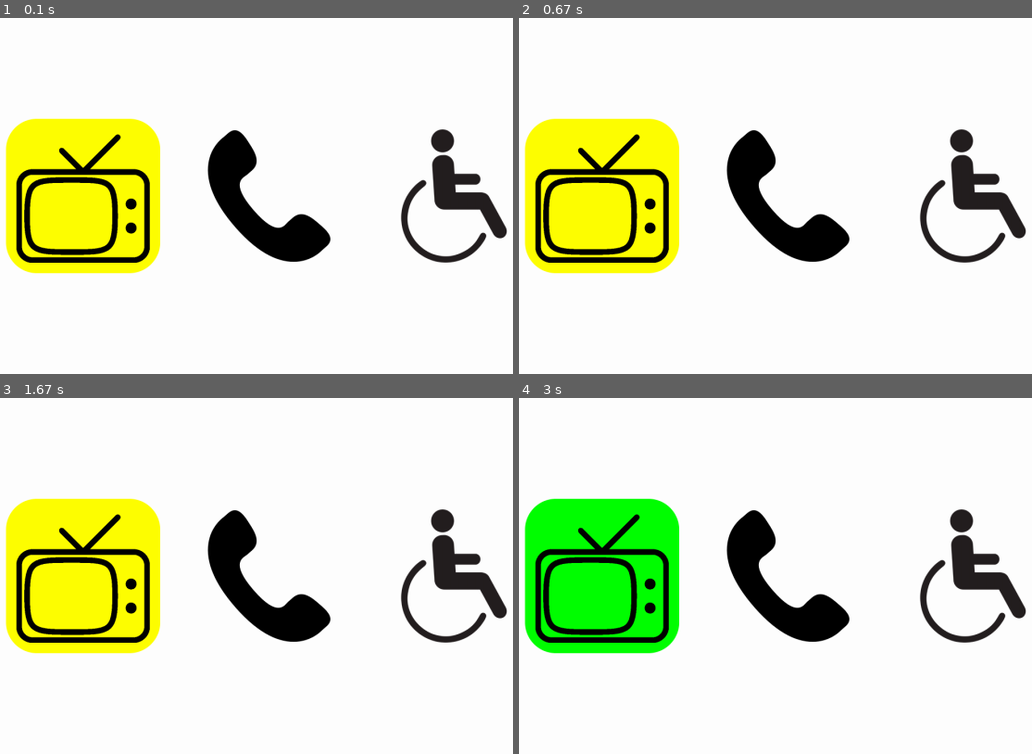
Above: before the commit, frames 1-4 (two rows, left to right).
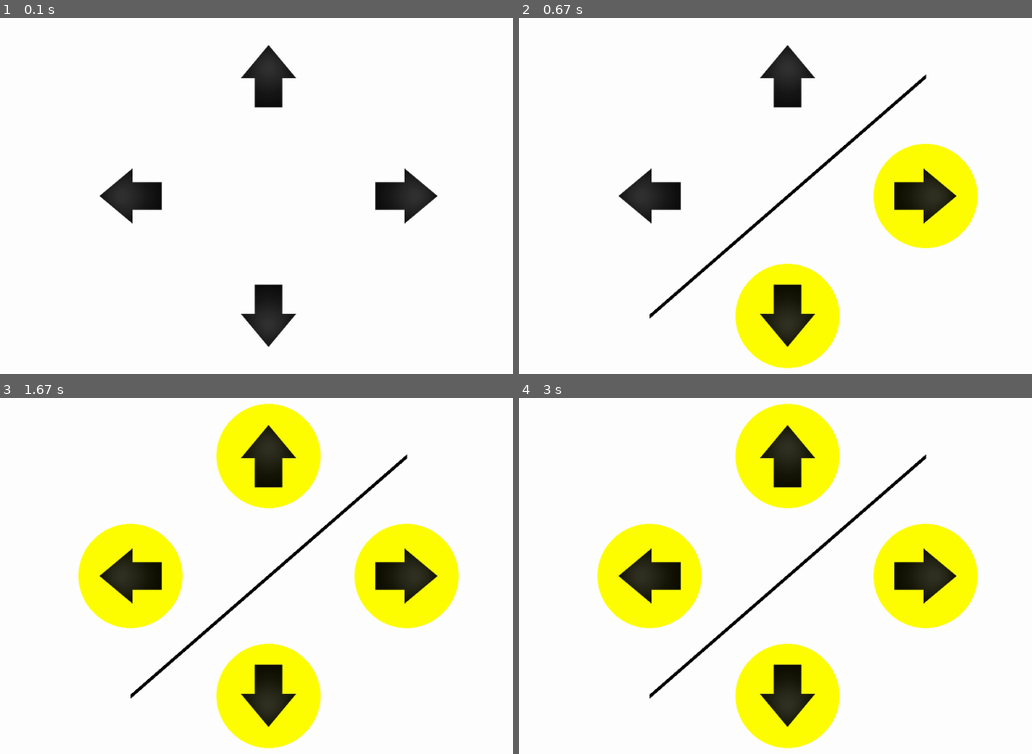
Above: after the commit, the same moments.

Repository: JoseReyL/BCI-project
Game: pygame game, started from interface_pygame.py
Same seed, same stepped clock (60 frames per second), same inputs: the game is played once before the commit and once after it.
Inputs:
- Up to frame 1 (0.1 s): no input
- Up to frame 2 (0.67 s): hold Right from 0.33 s (still down)
- Up to frame 3 (1.67 s): release Right at 0.8 s; hold Left from 1.33 s (still down)
- Up to frame 4 (3 s): release Left at 1.87 s; tap Enter at 2.33 s

The runs differ from the first frame. In frame 1, 21% of the frame differs, in the area x 1-99%, y 7-93%; in frame 2, 28%; in frame 3, 31%; in frame 4, 33%, in the area x 1-99%, y 1-99%.

Commit message:
Add files via upload

Diff:
--- a/interface_pygame.py
+++ b/interface_pygame.py
@@ -90,62 +90,84 @@
 navigate  =  pygame.image.load('icons/wheel.png')
 
 
-loop = True
-
 left = 0
 enter_pressed = False
+
 rec_color = (0,0,0)
 
-
-'''
-if not loop:
-        pygame.draw.circle(display_surface, (0,255,0,), (400,170), 100)
-
-        pygame.draw.circle(display_surface, (0,255,0,), (135,400), 100)
-
-        pygame.draw.circle(display_surface, (0,255,0,), (400,630), 100)
-
-        pygame.draw.circle(display_surface, (0,255,0,), (665,400), 100)
-'''
-
-
-# infinite loop
-while True :
-
-    display_surface.fill(white)
-
-
-    if not enter_pressed:
-        rect_color = (255,255,0)
-
-    if enter_pressed:
-        rect_color = (0,255,0)
-
-
-
-    if left%3 == 0:
-        AAfilledRoundedRect(display_surface, (296,252,296,296), rect_color)
-
-    if left%3 == 1:
-        AAfilledRoundedRect(display_surface, (652,252,296,296), rect_color)
-
-    if left%3 == 2:
-        AAfilledRoundedRect(display_surface, (1008,252,296,296), rect_color)
-
-
-
-    display_surface.blit(tv, (316,272))
-    display_surface.blit(phone, (672,272))
-    display_surface.blit(navigate, (1028,272))
-
-    '''
+left_key = False
+right_key = False
+
+
+'''
+    pygame.draw.circle(display_surface, (0,255,0,), (400,170), 100)
+    pygame.draw.circle(display_surface, (0,255,0,), (135,400), 100)
+    pygame.draw.circle(display_surface, (0,255,0,), (400,630), 100)
+    pygame.draw.circle(display_surface, (0,255,0,), (665,400), 100)
+
     display_surface.blit(up_arr, (337,100))
     display_surface.blit(down_arr, (,))
     display_surface.blit(left_arr, (337,100))
     display_surface.blit(right_arr, (337,100))
+'''
+
+
+
+# infinite loop
+while True :
+
+    ###   Navigation menu ###
+    display_surface.fill(white)
+    if left_key:
+        pygame.draw.circle(display_surface, (255,255,0,), (800,170), 100)
+        pygame.draw.circle(display_surface, (255,255,0,), (535,400), 100)
+
+    if right_key:
+        pygame.draw.circle(display_surface, (255,255,0,), (800,630), 100)
+        pygame.draw.circle(display_surface, (255,255,0,), (1065,400), 100)
+
+    if left_key or right_key:
+        pygame.draw.line(display_surface, (0,0,0), (535,630), (1065,170), 8)
+
+    display_surface.blit(up_arr, (736,106))
+    display_surface.blit(left_arr, (471,336))
+    display_surface.blit(down_arr, (736,566))
+    display_surface.blit(right_arr, (1001,336))
+
+    #Needs some rethinking, because there's no way to get out
+
+    ###   Navigation Menu   ###
+
+
+
     '''
-
-
+    ###   Main Menu   ###
+
+    if not enter_pressed:
+        rect_color = (255,255,0)
+
+    if enter_pressed:
+        rect_color = (0,255,0)
+
+
+
+    if left%3 == 0:
+        AAfilledRoundedRect(display_surface, (296,252,296,296), rect_color)
+
+    if left%3 == 1:
+        AAfilledRoundedRect(display_surface, (652,252,296,296), rect_color)
+
+    if left%3 == 2:
+        AAfilledRoundedRect(display_surface, (1008,252,296,296), rect_color)
+
+
+
+    display_surface.blit(tv, (316,272))
+    display_surface.blit(phone, (672,272))
+    display_surface.blit(navigate, (1028,272))
+
+    ###   End Main Menu   ###
+    '''
 
     pygame.display.update()
 
@@ -167,8 +189,18 @@
 
         if event.type == pygame.KEYDOWN:
             if event.key == pygame.K_RETURN :
-                print("Enter bar pressed down.")
+                print("Enter was pressed down.")
                 enter_pressed = True
+
+        if event.type == pygame.KEYDOWN:
+            if event.key == pygame.K_LEFT:
+                print("Left pressed down.")
+                left_key = True
+
+        if event.type == pygame.KEYDOWN:
+            if event.key == pygame.K_RIGHT:
+                print("Right pressed down.")
+                right_key = True
 
         if event.type == pygame.QUIT :
             pygame.quit()
Binary file added: navigate_interface.png
Binary file added: navigate_interface_left.png
Binary file added: navigate_interface_right.png
